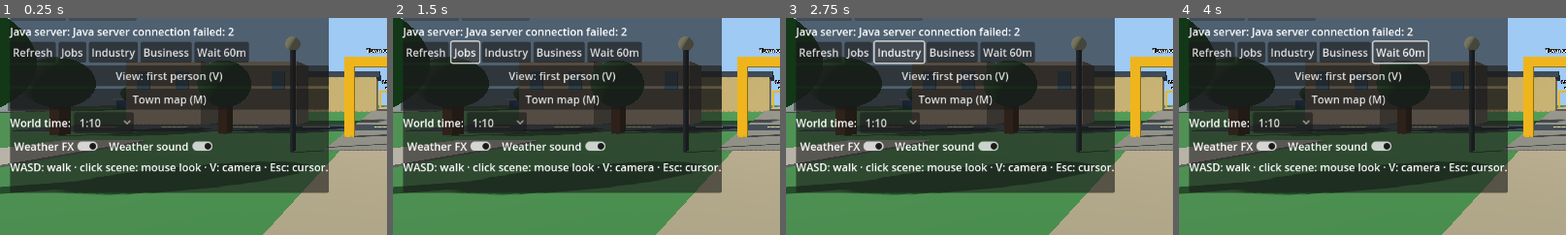
Above: before the commit, frames 1-4 (left to right).
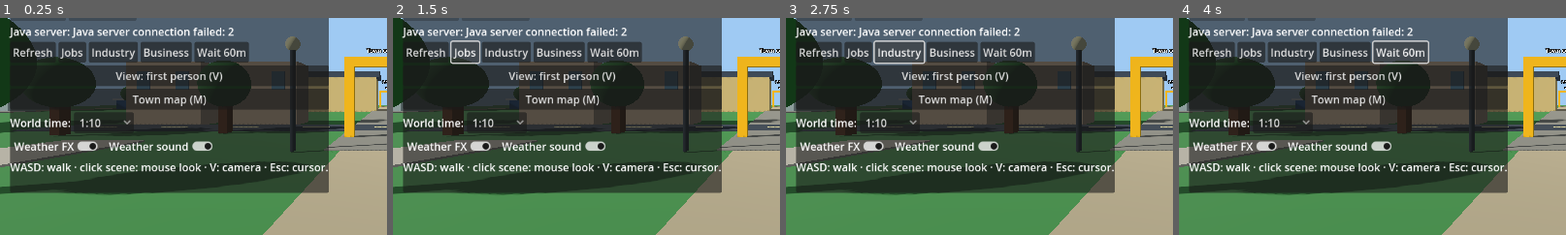
Above: after the commit, the same moments.

Repository: holovin777/living-alibi
Game: Godot game, scene res://scenes/park.tscn
Same seed, same stepped clock (60 frames per second), same inputs: the game is played once before the commit and once after it.
Inputs:
- Up to frame 1 (0.25 s): no input
- Up to frame 2 (1.5 s): click "Refresh" at 0.5 s; click "Jobs" at 1.25 s
- Up to frame 3 (2.75 s): click "Industry" at 2 s
- Up to frame 4 (4 s): click "Business" at 2.75 s; click "Wait 60m" at 3.5 s
The pictures show only the part of the screen within x 0-50%, y 31-81%; the shares and areas given below are measured in that part.

The runs differ from the first frame. In frame 1, 0.3% of the frame differs, in the area x 0-20%, y 47-54%; in frame 2, 0.3%; in frame 3, 0.3%; in frame 4, 0.3%.

Commit message:
feat: Lombard historic centre district with walkable porticoes and civic square

Diff:
--- a/godot/scripts/ParkDemo.gd
+++ b/godot/scripts/ParkDemo.gd
@@ -303,6 +303,8 @@
     _scenery.add_child(_residents_root)
 
     match place_id:
+        "CENTRO":
+            _build_centro()
         "PARK":
             _build_park()
         "MARKET":
@@ -463,6 +465,77 @@
                 return candidate
     return Vector3.ZERO
 
+# Piazza Centrale: fictional Lombard piazza, reusable portico modules.
+# The four axial lanes stay clear for the district road connections.
+func _build_centro() -> void:
+    var piazza := Node3D.new()
+    piazza.name = "PiazzaCentrale"
+    _scenery.add_child(piazza)
+    var stone := Color(0.68,0.64,0.57)
+    _box(piazza,Vector3(34,0.035,34),stone,Vector3(0,0.006,0))
+    for x in [-9.0,-6.0,-3.0,3.0,6.0,9.0]:
+        _box(piazza,Vector3(0.07,0.012,32),Color(0.78,0.73,0.65),Vector3(x,0.03,0))
+    for z in [-14.0,-10.0,-6.0,6.0,10.0,14.0]:
+        _box(piazza,Vector3(23,0.012,0.07),Color(0.78,0.73,0.65),Vector3(0,0.03,z))
+    for side in [-1,1]:
+        for row in [-1,1]:
+            var wall := Color(0.79,0.61,0.40) if side<0 else Color(0.83,0.73,0.53)
+            _centro_portico(piazza,float(side),float(row)*9.0,wall)
+    # Landmark offset from the northern exit; no fictional church access.
+    var tower := Vector3(6.8,0,-14.1)
+    _add_obstacle(tower,Vector2(3.0,3.0))
+    _box(piazza,Vector3(3,10,3),Color(0.59,0.34,0.25),tower+Vector3(0,5,0))
+    _box(piazza,Vector3(3.5,0.45,3.5),Color(0.73,0.61,0.45),tower+Vector3(0,9.8,0))
+    _box(piazza,Vector3(2.7,2.3,2.7),Color(0.68,0.42,0.30),tower+Vector3(0,11.15,0))
+    _box(piazza,Vector3(3.2,0.35,3.2),Color(0.29,0.20,0.17),tower+Vector3(0,12.5,0))
+    _sign(piazza,"Torre Civica",tower+Vector3(0,8,1.6))
+    for at in [Vector3(-5,0,-9),Vector3(5,0,-6),Vector3(-5,0,8),Vector3(5,0,10)]:
+        _lamp(piazza,at)
+    _bench(piazza,Vector3(-7,0,12))
+    _bench(piazza,Vector3(7,0,12))
+    # Café furniture is scenery, with solid footprints, not yet a paid service.
+    for z in [-10.0,-6.0]:
+        var at := Vector3(-8,0,z)
+        _add_obstacle(at,Vector2(1.4,1.4))
+        _cylinder(piazza,0.08,0.9,Color(0.25,0.22,0.19),at+Vector3(0,0.45,0))
+        _cylinder(piazza,0.65,0.09,Color(0.45,0.25,0.14),at+Vector3(0,0.92,0))
+        _cylinder(piazza,1.1,0.1,Color(0.65,0.19,0.14),at+Vector3(0,2.15,0))
+        _cylinder(piazza,0.035,1.2,Color(0.35,0.27,0.2),at+Vector3(0,1.55,0))
+    _sign(piazza,"Caffè Ducale",Vector3(-11,3.55,-9))
+    _sign(piazza,"Botteghe",Vector3(11,3.55,-9))
+    _sign(piazza,"Piazza Centrale",Vector3(0,3.9,-12))
+    _sign(piazza,"Bacheca lavoro · F",KIOSK_POSITION+Vector3(0,2.4,0))
+
+func _centro_portico(parent: Node3D, side: float, z: float, wall: Color) -> void:
+    # Building rear at x=15.8; open covered arcade between rear and pillars.
+    var back := side*15.8
+    var front := side*11.7
+    var trim := Color(0.89,0.78,0.60)
+    _add_obstacle(Vector3(back,0,z),Vector2(2.2,12.0))
+    _box(parent,Vector3(2.2,7.1,12),wall,Vector3(back,3.55,z))
+    _box(parent,Vector3(5.2,3.9,12),wall,Vector3(side*14,5.15,z))
+    _box(parent,Vector3(5.5,0.32,12.2),Color(0.48,0.26,0.20),Vector3(side*14,7.25,z))
+    _box(parent,Vector3(5.2,0.16,12),trim,Vector3(side*14,3.25,z))
+    for offset in [-6.0,-2.0,2.0,6.0]:
+        var at := Vector3(front,0,z+offset)
+        _add_obstacle(at,Vector2(0.55,0.55))
+        _box(parent,Vector3(0.55,1.95,0.55),trim,at+Vector3(0,0.975,0))
+    for offset in [-4.0,0.0,4.0]:
+        # Segmented semicircular stone arches; the open space below is walkable.
+        for i in range(9):
+            var angle := float(i)*PI/8.0
+            var arch := Node3D.new()
+            arch.position = Vector3(front,1.95+sin(angle)*1.72,z+offset+cos(angle)*1.72)
+            arch.rotation.x = -angle
+            parent.add_child(arch)
+            _box(arch,Vector3(0.58,0.74,0.36),trim,Vector3.ZERO)
+        for y in [4.4,6.15]:
+            var face := side*11.36
+            _box(parent,Vector3(0.08,1.1,0.85),Color(0.19,0.28,0.30),Vector3(face,y,z+offset))
+            for shutter in [-0.64,0.64]:
+                _box(parent,Vector3(0.13,1.18,0.35),Color(0.22,0.34,0.24),Vector3(face-side*0.06,y,z+offset+shutter))
+        _box(parent,Vector3(0.12,2.05,1.6),Color(0.29,0.23,0.18),Vector3(side*14.64,1.03,z+offset))
+
 func _build_park() -> void:
     var park := Node3D.new()
     park.name = "ParkDetails"
@@ -996,6 +1069,8 @@
         "FACTORY":
             _action_choices.add_child(_button("Apply: factory machinist",
                     _apply_job.bind("machinist")))
+        "CENTRO":
+            _action_choices.add_child(_button("Job noticeboard",_find_jobs))
         "NORTH_RESIDENCES":
             _action_choices.add_child(_button("Rent / renew guest room · 35 EUR / 7 days",_rent_room))
             if bool(player.get("roomActive",false)):
--- a/godot/scripts/TownMap.gd
+++ b/godot/scripts/TownMap.gd
@@ -5,15 +5,15 @@
     "NORTH_RESIDENCES": Vector2i(0,0), "CLINIC": Vector2i(1,0),
     "SCHOOL": Vector2i(2,0), "OFFICE": Vector2i(3,0),
     "FACTORY": Vector2i(4,0),
-    "MARKET": Vector2i(0,1), "BAKERY": Vector2i(1,1),
+    "MARKET": Vector2i(0,1), "CENTRO": Vector2i(1,1),
     "PARK": Vector2i(2,1), "LIBRARY": Vector2i(3,1),
     "WORKSHOP": Vector2i(4,1),
     "SOUTH_RESIDENCES": Vector2i(0,2), "CAFE": Vector2i(1,2),
     "RIVER": Vector2i(2,2), "WOODS": Vector2i(3,2),
-    "QUARRY": Vector2i(4,2)
+    "QUARRY": Vector2i(4,2), "BAKERY": Vector2i(1,3)
 }
 const LABELS := {
-    "NORTH_RESIDENCES": "North homes", "SOUTH_RESIDENCES": "South homes"
+    "NORTH_RESIDENCES": "North homes", "SOUTH_RESIDENCES": "South homes", "CENTRO": "Centro storico"
 }
 const TILE_SPACING := 48.0
 var current_place := "PARK"
@@ -33,7 +33,7 @@
     return absi(a.x-b.x)+absi(a.y-b.y) == 1
 
 func _ready() -> void:
-    custom_minimum_size = Vector2(570, 330)
+    custom_minimum_size = Vector2(570, 432)
     mouse_filter = Control.MOUSE_FILTER_IGNORE
 
 func update_world(place: String, locations: Array) -> void:
@@ -63,6 +63,8 @@
         var color := Color("#40564a")
         if id in ["PARK","WOODS"]:
             color = Color("#47784e")
+        elif id == "CENTRO":
+            color = Color("#947453")
         elif id == "RIVER":
             color = Color("#326c85")
         elif id in ["FACTORY","QUARRY","WORKSHOP"]:
@@ -74,5 +76,5 @@
         var detail := "YOU" if id == current_place else (
                 "%s min" % travel_minutes[id] if travel_minutes.has(id) else "—")
         draw_string(font,center+Vector2(-49,16),detail,HORIZONTAL_ALIGNMENT_CENTER,98,12,Color("#edcb75"))
-    draw_string(font,Vector2(10,315),"Walk along roads · times supplied by Java · M / Esc to close",
+    draw_string(font,Vector2(10,417),"Walk along roads · times supplied by Java · M / Esc to close",
             HORIZONTAL_ALIGNMENT_LEFT,-1,13,Color.WHITE)
--- a/godot/tests/SceneNavigationSmoke.gd
+++ b/godot/tests/SceneNavigationSmoke.gd
@@ -65,7 +65,7 @@
     world._follow_player()
 
     var layout = world._town_map
-    if not _check(layout.DISTRICTS.size() == 15
+    if not _check(layout.DISTRICTS.size() == 16
             and layout.world_center("PARK") == Vector3.ZERO
             and layout.adjacent("PARK", "SCHOOL")
             and not layout.adjacent("PARK", "QUARRY")
@@ -83,7 +83,7 @@
 
     # The nine surrounding chunks are real scenery, reused across arrivals.
     if not _check(world._chunks.size() == 9 and world._chunks.has("SCHOOL")
-            and world._chunks.has("BAKERY") and not world._chunks.has("QUARRY"),
+            and world._chunks.has("CENTRO") and not world._chunks.has("QUARRY"),
             "park streams its eight nearest neighbours only"):
         return
     var school_root: Node3D = world._chunks["SCHOOL"]["root"]
@@ -104,6 +104,22 @@
             "returning to park keeps its cached geometry"):
         return
 
+    var centro_root: Node3D = world._chunks["CENTRO"]["root"]
+    world._on_world_updated(_world("CENTRO","Centro Storico"))
+    if not _check(world._scenery == centro_root and centro_root.has_node("PiazzaCentrale")
+            and world._road_links.size() == 4 and world._park_lamps.size() == 4,
+            "historic square has cached scenery, four roads and lamps"):
+        return
+    if not _check(world._can_stand(Vector3(-13,0,-9),world.WALKER_RADIUS)
+            and not world._can_stand(Vector3(-15.8,0,-9),world.WALKER_RADIUS),
+            "portico is walkable but building back wall is solid"):
+        return
+    for at in [Vector3(0,0,-23.9),Vector3(23.9,0,0),Vector3(0,0,23.9),Vector3(-23.9,0,0)]:
+        if not _check(world._can_stand(at,world.WALKER_RADIUS,true),
+                "all four Centro exits remain walkable"):
+            return
+    world._on_world_updated(_world("PARK","Park"))
+
     # Physical footprints: long steps cannot tunnel through solid objects.
     var kiosk_stop: Vector3 = world._move_on_ground(Vector3(7,0,6),
             Vector3(0,0,-6), world.WALKER_RADIUS)
@@ -140,7 +156,7 @@
     if not _check(world._road_links.size() == 4
             and world._road_destination(Vector3(0,0,-23.9),23.8) == "SCHOOL"
             and world._road_destination(Vector3(23.9,0,0),23.8) == "LIBRARY"
-            and world._road_destination(Vector3(-23.9,0,0),23.8) == "BAKERY"
+            and world._road_destination(Vector3(-23.9,0,0),23.8) == "CENTRO"
             and world._road_destination(Vector3(0,0,23.9),23.8) == "RIVER",
             "park has four walkable connections matching the town layout"):
         return
@@ -319,7 +335,7 @@
 
     world._on_world_updated(_world("MARKET", "Market"))
     if not _check(world._chunks.size() == 6 and not world._chunks.has("PARK")
-            and world._chunks["BAKERY"]["root"].position == Vector3(48,0,0),
+            and world._chunks["CENTRO"]["root"].position == Vector3(48,0,0),
             "long-distance travel unloads distant chunks and rebases the grid"):
         return
     if not _check(layout.current_place == "MARKET" and layout.travel_minutes.is_empty(),
Not shown, changed: server/src/test/java/com/holovin/npclife/GameSessionTest.java
Not shown, changed: src/main/java/com/holovin/npclife/PlayerLife.java
Not shown, changed: src/main/java/com/holovin/npclife/PopulationLife.java
Not shown, changed: src/main/java/com/holovin/npclife/TownLife.java
